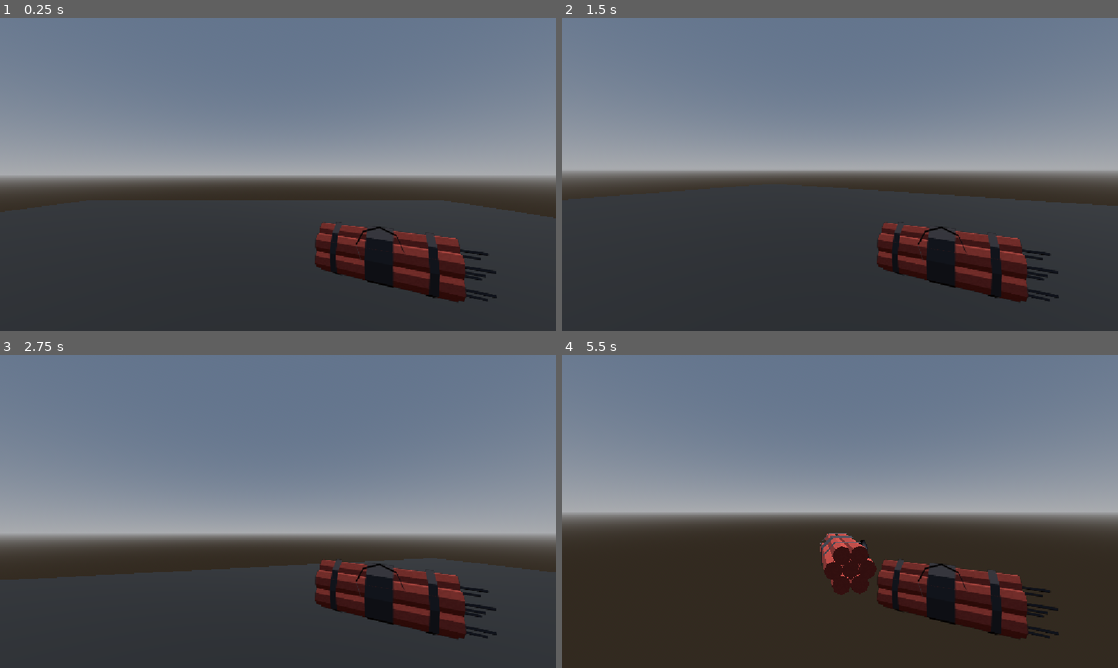
Above: before the commit, frames 1-4 (two rows, left to right).
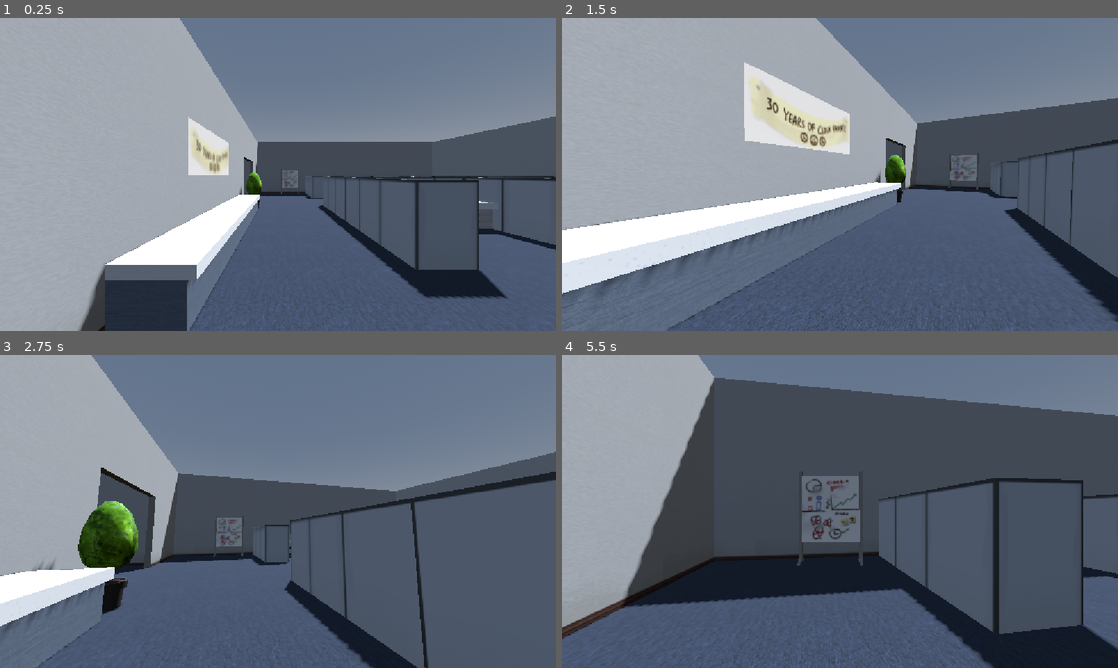
Above: after the commit, the same moments.

Repository: shaneriob-bit/time-bomb
Game: Godot game, scene res://_scenes/main.tscn
The game is run twice, just before and just after one commit, with the same random seed, the same clock (stepped at 60 frames per second) and the same inputs.
Inputs (mouse positions are in pixels of both pictures, inside the frame that each line leads up to):
- Up to frame 1 (0.25 s): no input
- Up to frame 2 (1.5 s): move the mouse to (867, 174) at 0.52 s; hold Right mouse button (throw) 0.53-1.28 s; hold W (move_forward) from 0.53 s (still down); click (867, 174) at 0.67 s; tap Space (jump) at 0.77 s; move the mouse to (812, 174) at 1.27 s; right-click (812, 174) at 1.35 s; click (812, 174) at 1.42 s
- Up to frame 3 (2.75 s): keep holding W (move_forward); tap Space (jump) at 1.52 s; move the mouse to (289, 505) at 2.02 s; hold Right mouse button (throw) from 2.03 s (still down); click (289, 505) at 2.17 s
- Up to frame 4 (5.5 s): keep holding W (move_forward); move the mouse to (834, 517) at 2.77 s; release Right mouse button (throw) at 2.78 s; right-click (834, 517) at 2.85 s; click (834, 517) at 2.92 s; tap Space (jump) at 3.02, 3.77, 4.52 s; move the mouse to (878, 514) at 3.52 s; hold Right mouse button (throw) 3.53-4.28 s; click (878, 514) at 3.67 s; move the mouse to (795, 508) at 4.27 s; right-click (795, 508) at 4.35 s; click (795, 508) at 4.42 s; move the mouse to (845, 511) at 5.02 s; hold Right mouse button (throw) from 5.03 s (still down); click (845, 511) at 5.17 s

The runs differ from the first frame. In frame 1, 68% of the frame differs, in the area x 0-100%, y 0-100%; in frame 2, 80%; in frame 3, 67%; in frame 4, 85%.

Commit message:
pickup and throw

Diff:
--- a/_scenes/main.tscn
+++ b/_scenes/main.tscn
@@ -3,6 +3,10 @@
 [ext_resource type="PackedScene" uid="uid://cdk6hwb4hi2wc" path="res://_player/player.tscn" id="1_dmym1"]
 [ext_resource type="Script" uid="uid://bd5r18ykgmiu6" path="res://_scripts/main.gd" id="1_x6rnu"]
 [ext_resource type="PackedScene" uid="uid://kondycbfl2yw" path="res://_scenes/time_bomb.tscn" id="3_3q5j6"]
+[ext_resource type="PackedScene" uid="uid://4lpag8t4s1ra" path="res://_scenes/office_environment.tscn" id="4_lavtb"]
+
+[sub_resource type="StandardMaterial3D" id="StandardMaterial3D_v4k5x"]
+albedo_color = Color(0.080783345, 0.080783345, 0.080783345, 1)
 
 [sub_resource type="ProceduralSkyMaterial" id="ProceduralSkyMaterial_sa4u1"]
 sky_horizon_color = Color(0.66224277, 0.6717428, 0.6867428, 1)
@@ -15,22 +19,13 @@
 background_mode = 2
 sky = SubResource("Sky_dmym1")
 
-[sub_resource type="StandardMaterial3D" id="StandardMaterial3D_v4k5x"]
-albedo_color = Color(0.080783345, 0.080783345, 0.080783345, 1)
-
 [node name="Main" type="Node" unique_id=358332163]
 script = ExtResource("1_x6rnu")
 throwable_scene = ExtResource("3_3q5j6")
 throw_force = 6.0
 
-[node name="WorldEnvironment" type="WorldEnvironment" parent="." unique_id=321811007]
-environment = SubResource("Environment_x6rnu")
-
-[node name="DirectionalLight3D" type="DirectionalLight3D" parent="." unique_id=507824608]
-transform = Transform3D(-0.8660254, -0.43301278, 0.25, 0, 0.49999997, 0.86602545, -0.50000006, 0.75, -0.43301266, 0, 0, 0)
-shadow_enabled = true
-
 [node name="Level" type="Node3D" parent="." unique_id=2086153474]
+visible = false
 
 [node name="CSGBox3D" type="CSGBox3D" parent="Level" unique_id=1624815159]
 material_override = SubResource("StandardMaterial3D_v4k5x")
@@ -62,13 +57,11 @@
 
 [node name="Camera3D" type="Camera3D" parent="SubViewportContainer/SubViewport" unique_id=1091639403]
 
-[node name="TimeBomb" parent="SubViewportContainer/SubViewport" unique_id=1959197130 instance=ExtResource("3_3q5j6")]
-transform = Transform3D(-0.43301275, 0.25000006, -0.8660254, 0.49999997, 0.86602545, 7.501453e-08, 0.75, -0.43301263, -0.50000006, 0.3, -0.3, -0.6)
-freeze = true
-freeze_mode = 1
-
 [node name="WorldEnvironment" type="WorldEnvironment" parent="SubViewportContainer/SubViewport" unique_id=1403076042]
 environment = SubResource("Environment_x6rnu")
 
 [node name="DirectionalLight3D" type="DirectionalLight3D" parent="SubViewportContainer/SubViewport" unique_id=1249346988]
 transform = Transform3D(-0.8660254, -0.43301278, 0.25, 0, 0.49999997, 0.86602545, -0.50000006, 0.75, -0.43301266, 0, 0, 0)
+
+[node name="office_environment" parent="." unique_id=1981049581 instance=ExtResource("4_lavtb")]
+script = null
--- a/_scenes/time_bomb.tscn
+++ b/_scenes/time_bomb.tscn
@@ -2,6 +2,7 @@
 
 [ext_resource type="PhysicsMaterial" uid="uid://b1doldir8oetj" path="res://_assets/dynamite.tres" id="1_gv20f"]
 [ext_resource type="PackedScene" uid="uid://cufuprdic6u3s" path="res://_assets/time bomb.fbx" id="1_t7a87"]
+[ext_resource type="Script" uid="uid://jon6nik2l81" path="res://_scripts/time_bomb.gd" id="2_wudls"]
 
 [sub_resource type="ConvexPolygonShape3D" id="ConvexPolygonShape3D_gv20f"]
 points = PackedVector3Array(-0.0802194, 0.031751394, -0.182673, 0.079890825, 0.065546274, 0.17122045, 0.075402535, 0.07 …(1052 unchanged characters)…
@@ -11,6 +12,7 @@
 collision_mask = 5
 physics_material_override = ExtResource("1_gv20f")
 continuous_cd = true
+script = ExtResource("2_wudls")
 
 [node name="time bomb" parent="." unique_id=318781164 instance=ExtResource("1_t7a87")]
 
--- a/_scripts/main.gd
+++ b/_scripts/main.gd
@@ -1,6 +1,4 @@
 extends Node
-
-@onready var held_node = $SubViewportContainer/SubViewport/TimeBomb
 
 @onready var player = $Player
 
@@ -11,6 +9,8 @@
 @export var throwable_scene: PackedScene
 @export var throw_force: float = 20.0
 @onready var camera: Camera3D = player.get_node("Camera")
+
+var held_object = null
 
 const RAY_LENGTH = 10
 
@@ -30,18 +30,26 @@
 		if result:
 			var collision_object = result.collider
 			print(collision_object.name)
+			if collision_object is RigidBody3D and collision_object.name == "TimeBomb":
+				held_object = collision_object.pickup($SubViewportContainer.get_node("SubViewport"))
 
 func throw_object() -> void:
 	if not throwable_scene:
 		return
 
+	if not held_object:
+		return
+
 	# Instance the rigid body object
-	var instance: RigidBody3D = throwable_scene.instantiate() as RigidBody3D
-	get_tree().current_scene.add_child(instance)
+	var instance: RigidBody3D = held_object
+	instance.reparent(get_tree().current_scene)
+	instance.freeze = false
 
 	# Position it slightly in front of the camera
 	var spawn_distance = 0.010
 	instance.global_position = camera.global_position - camera.global_transform.basis.z * spawn_distance
+
+	await get_tree().physics_frame
 
 	# Get the camera's look direction (forward vector in Godot is -Z)
 	var look_direction = -camera.global_transform.basis.z
--- /dev/null
+++ b/_scripts/time_bomb.gd
@@ -0,0 +1,11 @@
+extends RigidBody3D
+
+@export var touch_interest_position = Vector3(0.3, -0.3, -0.6)
+@export var touch_interest_rotation_degrees = Vector3(0, -120, 30)
+
+func pickup(parent):
+	position = touch_interest_position
+	rotation_degrees = touch_interest_rotation_degrees
+	reparent(parent)
+	freeze = true
+	return self
Not shown, added: _scripts/time_bomb.gd.uid
